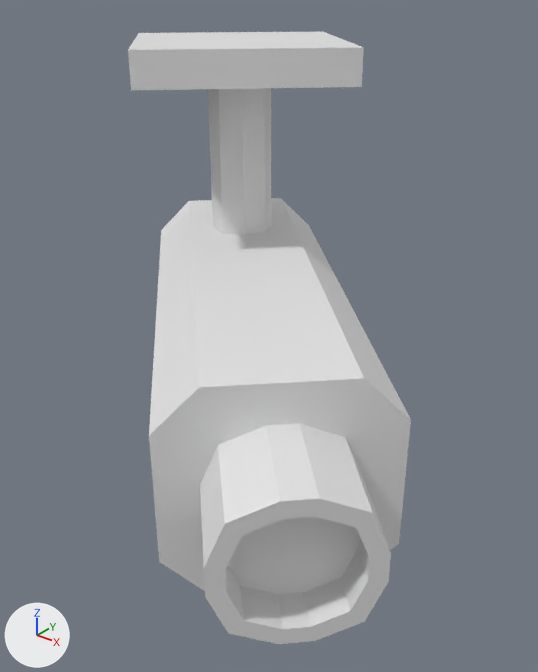
The glTF model Assets/Surveillance Camera.glb: old version first, new version second.
Both versions are drawn from a 50 mm lens placed at (0.234, -0.279, 0.185), pointed at (0.024, -0.015, 0.022). The lights are fixed; the arrows at lower left show +X, +Y and +Z. Where no turn or scale is listed for an object, it has been applied to the vertices.
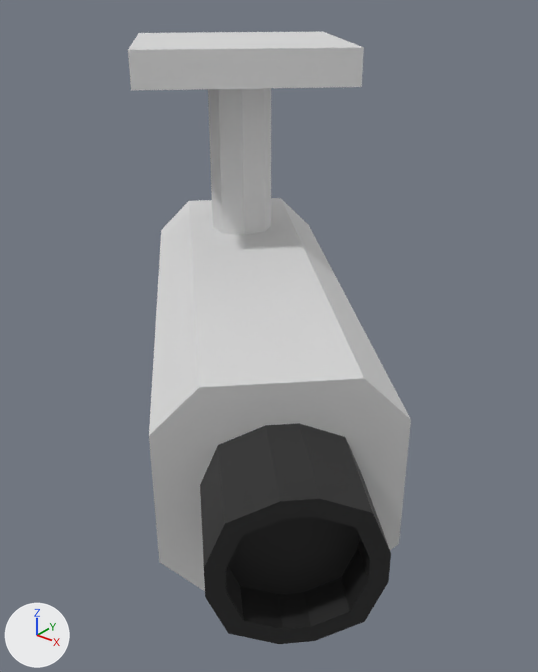
What differs and where, as boxes [x1, y1, x2, y2] in the pictures (538 x 672 px):
'Cube.019', recoloured (grey to black): [200, 423, 391, 644] in both

Diff of the bpy script that builds the scene:
```diff
--- a/Assets/Surveillance Camera.glb.py
+++ b/Assets/Surveillance Camera.glb.py
@@ mat_material_001 @@
+mat_material_001 = principled_material('Material.001')
+mat_material_001.base_color = (0.0174, 0.0174, 0.0174)  # black #242424
@@ me_cube_013 @@
 me_cube_013.from_pydata(...)  # 48 vertices, 92 faces; spans x -0.007..0.151, y -0.151..0.007, z -0.032..0.032
+me_cube_013.materials.append(mat_material_001)  # black #242424
```
